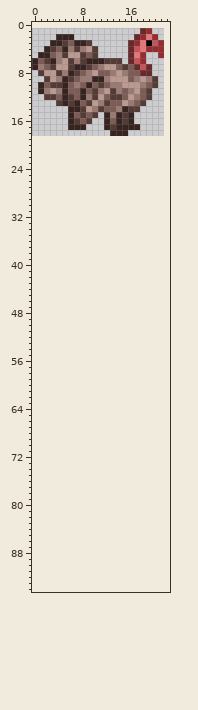
Two versions of one sprite sheet, NPCs/Turkey.png. That is the earlier state.
The file is 44x36 pixels, drawn in blocks of 2x2; one block is one cell here. The old version is drawn lined up with the new one, on the new canvas.
Now the later version:
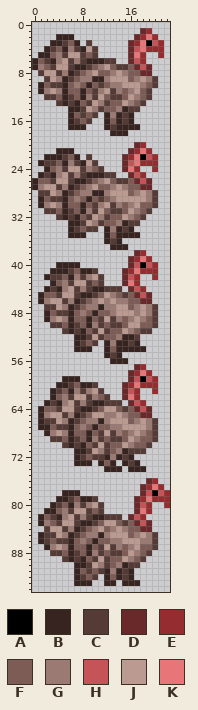
Palette (. is transparent): A #000000  B #372420  C #553b36  D #69292b  E #952d30  F #7c5c55  G #9a7a72  H #c45457  J #bb9a91  K #e87679
Edits made:
canvas 22x18 -> 23x95, the old top-left corner now at 0,1
Changed rows in their new state; - is an unchanged pixel.
first column x 8:
 3 .------
 4 B------
 6 ------.
 7 -----FC
first column x 0:
20 -----------------DE----
21 ----BBB---------DEKE---
22 --BBBCFB-C-----DEKAHE--
23 -BCCFBGCBJC----DHKEEE--
24 --BFGCJJCGFC---DKE--E--
25 -BCBGJCGCBBBCC--DHE----
26 BFFCJJCBBCFGJFCCFDHD---
27 BGJJCGBCFGJFFGJGFFDD---
28 -CCJGBCFGGBBGJJJFGJGC--
29 -BFCCBFGFBFCFGJJJJJGC--
30 -BGJGBFFBFCGJCGFGJFFC--
31 --CCFBCFBGCJFCCFJGFC---
32 ----CBCBFCJGCFFJGFC----
33 ------BBCJGCFFGBCC-----
34 ------BCFCC-BGBCB------
35 ------BBB---BFBBBB-----
36 ------------BCB--------
37 -------------BBB-------
38 -----------------DE----
39 ----------------DEKE---
40 ----BBBB--------DHAHE--
41 ---BBBCFBBC----DEKEEE--
42 --BCCFBGCGJC---DHE--E--
43 ---BFGCJJCFC---DKE-----
44 --BCBGJCGCBBCCC-DHE----
45 -BFFCJJCBBCFJGFCFDHD---
46 -BGJJCGBCFGJGJGGFFDD---
47 --CCJGBCFGGBGGJJFGJGC--
48 --BFCCBFGFBFFGJJJGJGC--
49 --BGJGBFFBFCJCGFGJGFC--
50 ---CCFBCFBGCFCCFJJFFC--
51 -----CBCBFCJCFFJGFCC---
52 -------BBCJCFFGBBC-----
53 -------BCFC-BGBBCB-----
54 -------BBB--BFBBBBB----
55 ------------BCB--------
56 -------------BBB-------
57 -----------------DE----
58 ----------------DEKE---
59 -----BBB--------DHAHE--
60 ----BBCFBBC----DEKEEE--
61 ---BCFBGCGJC---DHE--E--
62 ---BFGCJJCGFC--DKE-----
63 --BCBGJCGCBBCCC-DHE----
64 -BFFCJJCBBCFJJFCFDHD---
65 -BGJJCGBCFJJGGJGFFDD---
66 -BCCJGBCFGGBGJJJFGJGC--
67 -BBFCCBFGFBFFGGJJJJGC--
68 --BGJGBFFBFCJCGFGJGFC--
69 ---CCFBCFBGCFCCFJGFFC--
70 -----CBCBFCJCFFJGFFC---
71 -------BBCJGCFGBCCC----
72 -------BCFCCBGBCB------
73 -------BBB-BFB-BCB-----
74 ------------BBB-BBB----
76 -------------------DE--
77 ------------------DEKE-
78 -----BBB----------DHAHE
79 ----BBCFBBC------DEKEEE
80 ---BCFBGCGJC-----DHE--E
81 --BBFGCJJCFC-----DKE---
82 -BFCBGJCGCBBCCC-DHE----
83 -BGFCJJCBBCFJJFCFDHD---
84 --CJJCGBCFGJFGJGFFDD---
85 -BCCJGBCFGGBGJJJFGJGC--
86 -BCFCCBFGFBFFGGJJJGGC--
87 --BGJGBFFBFCJCGFGJFFC--
88 ---CCFBCFBGCFCCFJGFC---
89 -----CBCBFCJCFFJGFC----
90 -------BBCJGCFGBCC-----
91 -------BFCFCBGBCB------
92 -------BCFC-BFBCB------
93 -------BBB--BB-BBB-----
Where, in picture pixels (left, top, right, bottom), the same in both pictures:
changed: (80, 40, 86, 52)
changed: (110, 58, 122, 70)
added: (32, 142, 170, 586)
